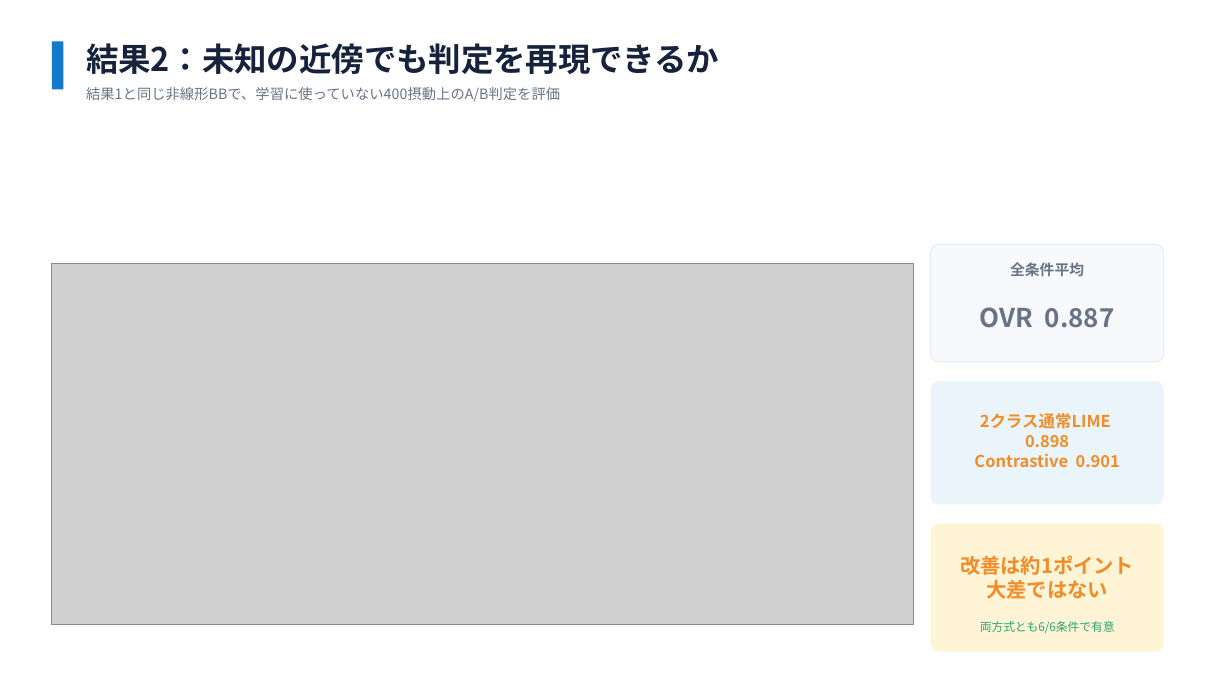
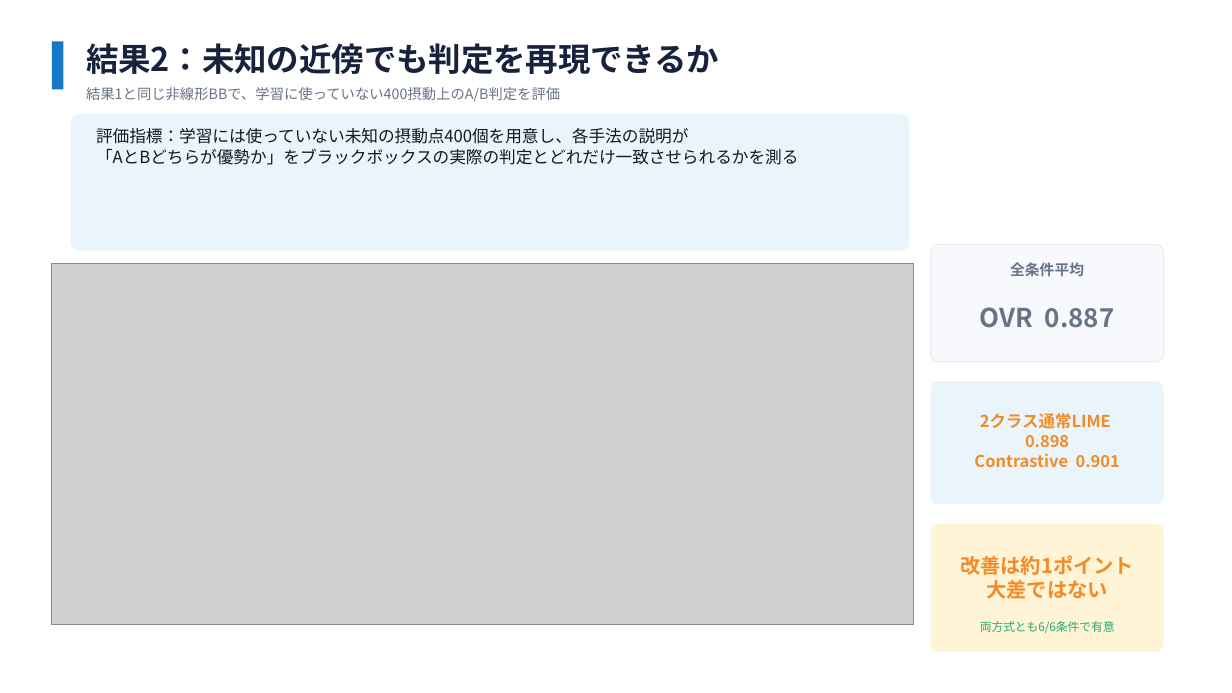
Before and after one commit to SoutaIkegame/Multi-Class-LIME-v2, a slide deck: slide 25 of pptx/MIDTERM_PRESENTATION_v3.pptx. Drawn at 1232x693 pixels with LibreOffice and Linux fonts; fonts in the diff are those of the drawing; grey boxes stand for pictures. Boxes give left, top, right and bottom in pixels: in the first picture for what was removed or moved away, otherwise in the second. Text is boxed around its words. In the diff, an @@ line names an element or a change of style, - is before the commit and + after.

```diff
--- a/pptx/MIDTERM_PRESENTATION_v3.pptx
+++ b/pptx/MIDTERM_PRESENTATION_v3.pptx
@@ rounded rectangle added at (71, 115, 910, 251), fill #EAF4FB @@
@@ text added at (96, 128, 799, 165), 13 pt, text #111827 @@
+評価指標：学習には使っていない未知の摂動点400個を用意し、各手法の説明が
+「AとBどちらが優勢か」をブラックボックスの実際の判定とどれだけ一致させられるかを測る
```
Also in this commit, not shown: 4 other slides changed, 2 other files.
